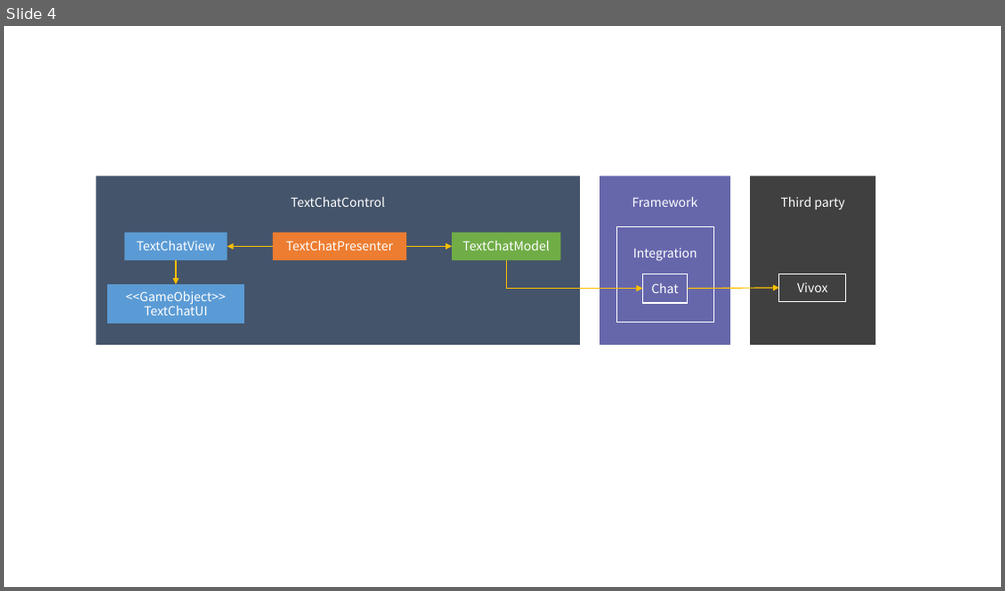
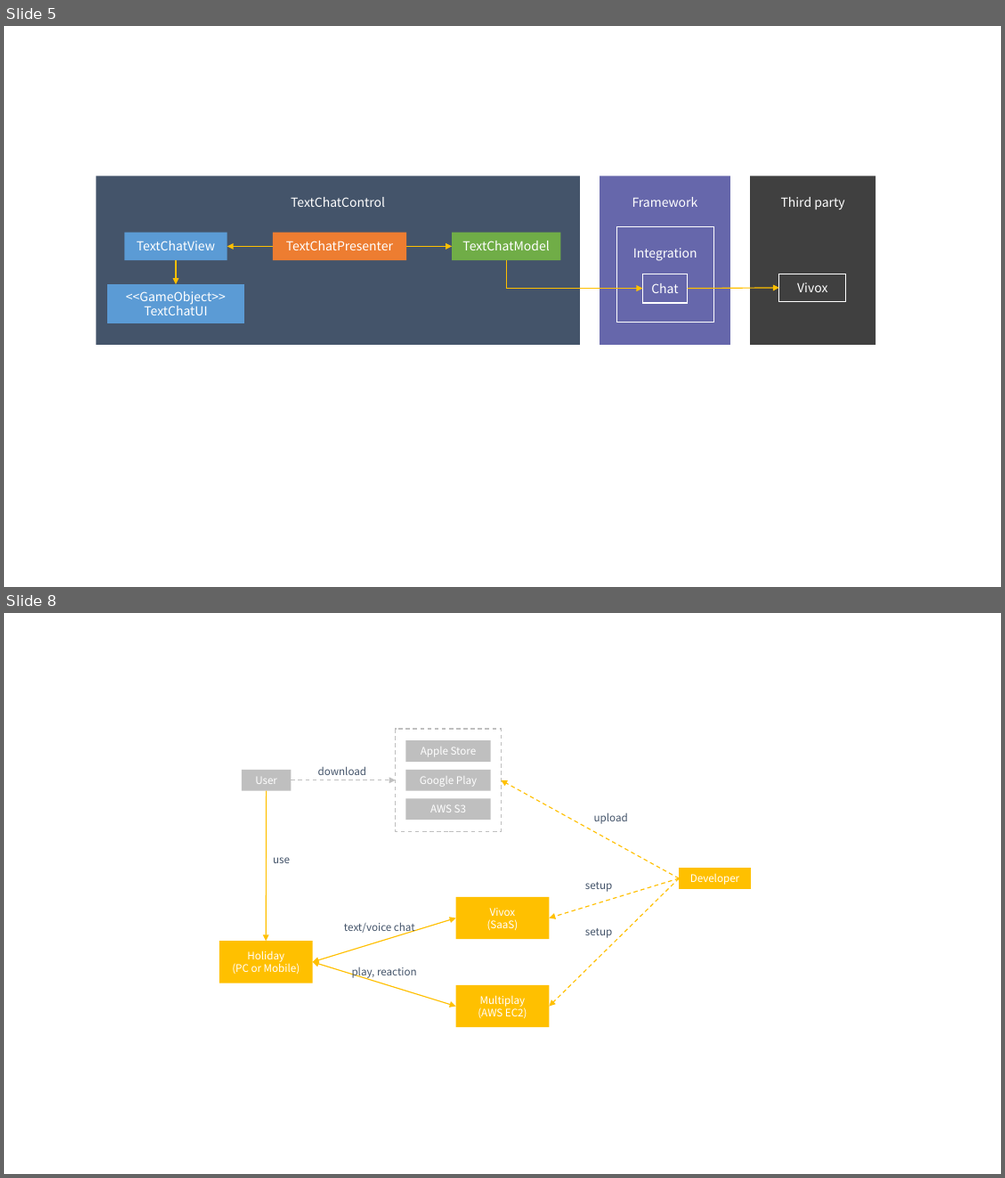
Before and after one commit to extreal-dev/Extreal.Guide, a slide deck: work/work.pptx. Shown one above the other, each under a label of ours: slide 4 before the commit, slides 5 and 8 after it; the slides between them are not shown. The pictures are 1005x591 and 1005x1178 pixels, drawn with LibreOffice and Linux fonts; fonts in the diff are those of the drawing. Boxes give left, top, right and bottom in pixels: in the first picture for what was removed or moved away, otherwise in the second. Text is boxed around its words. In the diff, an @@ line names an element or a change of style, - is before the commit and + after.

```diff
--- a/work/work.pptx
+++ b/work/work.pptx
@@ slide 8 added at [4, 613, 1001, 1174], background #FFFFFF @@
@@ rectangle added at [395, 729, 501, 831], outline #BFBFBF 1 pt dashed @@
@@ rectangle added at [405, 741, 490, 762], fill #BFBFBF, 10 pt, text #FFFFFF @@
+Apple Store
@@ rectangle added at [242, 770, 291, 790], fill #BFBFBF, 10 pt, text #FFFFFF @@
+User
@@ text added at [318, 766, 367, 775], 10 pt, text #44546A @@
+download
@@ rectangle added at [405, 770, 490, 790], fill #BFBFBF, 10 pt, text #FFFFFF @@
+Google Play
@@ arrow added from (267, 791) to (266, 941), #FFC000 1 pt @@
@@ arrow added from (291, 780) to (395, 780), #BFBFBF 1 pt dashed @@
@@ rectangle added at [405, 798, 490, 819], fill #BFBFBF, 10 pt, text #FFFFFF @@
+AWS S3
@@ arrow added from (680, 878) to (502, 780), #FFC000 1 pt dashed @@
@@ text added at [594, 812, 628, 824], 10 pt, text #44546A @@
+upload
@@ text added at [273, 857, 290, 863], 10 pt, text #44546A @@
+use
@@ arrow added from (680, 878) to (550, 1006), #FFC000 1 pt dashed @@
@@ arrow added from (680, 878) to (550, 918), #FFC000 1 pt dashed @@
@@ rectangle added at [680, 868, 751, 889], fill #FFC000, 10 pt, text #FFFFFF @@
+Developer
@@ rectangle added at [455, 897, 550, 939], fill #FFC000, 10 pt, text #FFFFFF @@
+Vivox
+(SaaS)
@@ text added at [585, 882, 612, 892], 10 pt, text #44546A @@
+setup
@@ double arrow added from (313, 962) to (455, 918), #FFC000 1 pt @@
@@ text added at [344, 922, 415, 934], 10 pt, text #44546A @@
+text/voice chat
@@ text added at [585, 928, 612, 938], 10 pt, text #44546A @@
+setup
@@ rectangle added at [219, 941, 313, 982], fill #FFC000, 10 pt, text #FFFFFF @@
+Holiday
+(PC or Mobile)
@@ double arrow added from (313, 962) to (455, 1006), #FFC000 1 pt @@
@@ text added at [352, 967, 417, 979], 10 pt, text #44546A @@
+play, reaction
@@ rectangle added at [455, 985, 550, 1027], fill #FFC000, 10 pt, text #FFFFFF @@
+Multiplay
+(AWS EC2)
@@ what was slide 4 is now slide 5 @@
```
Also in this commit, not shown: 4 other slides added, 6 other files.
